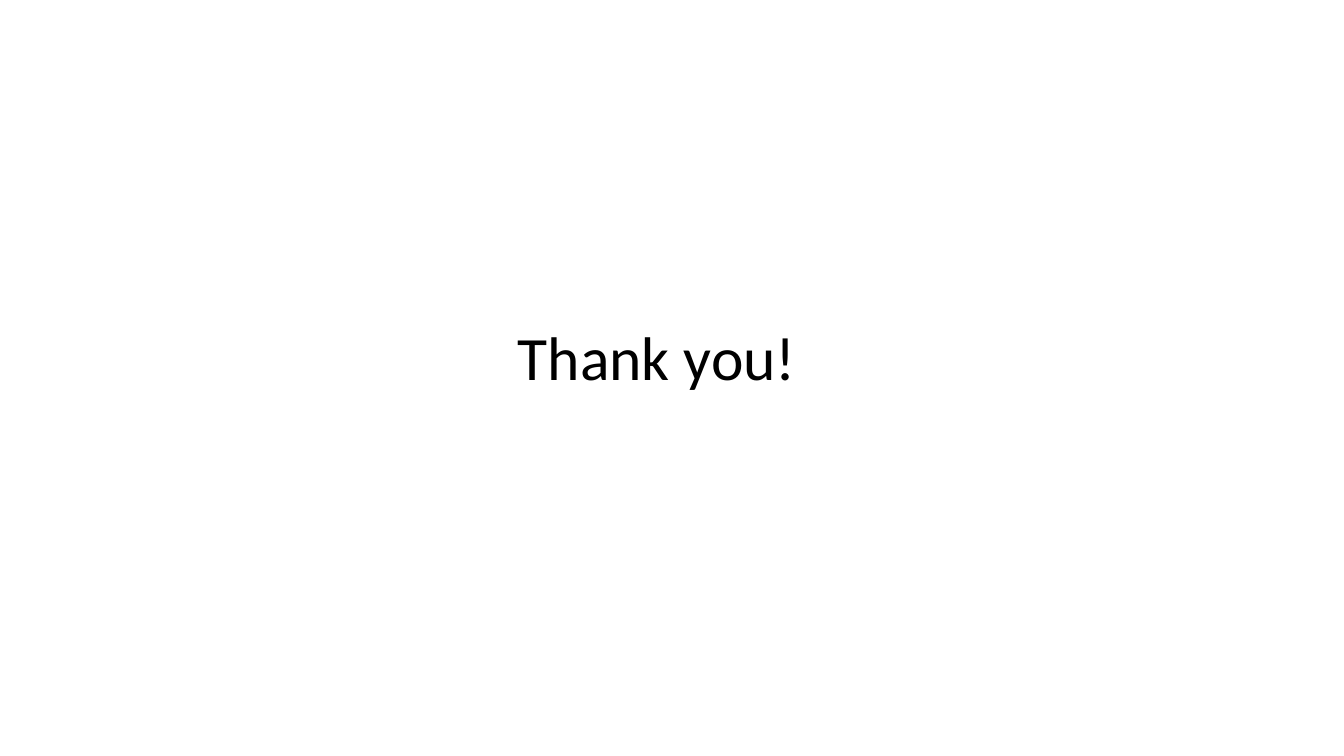
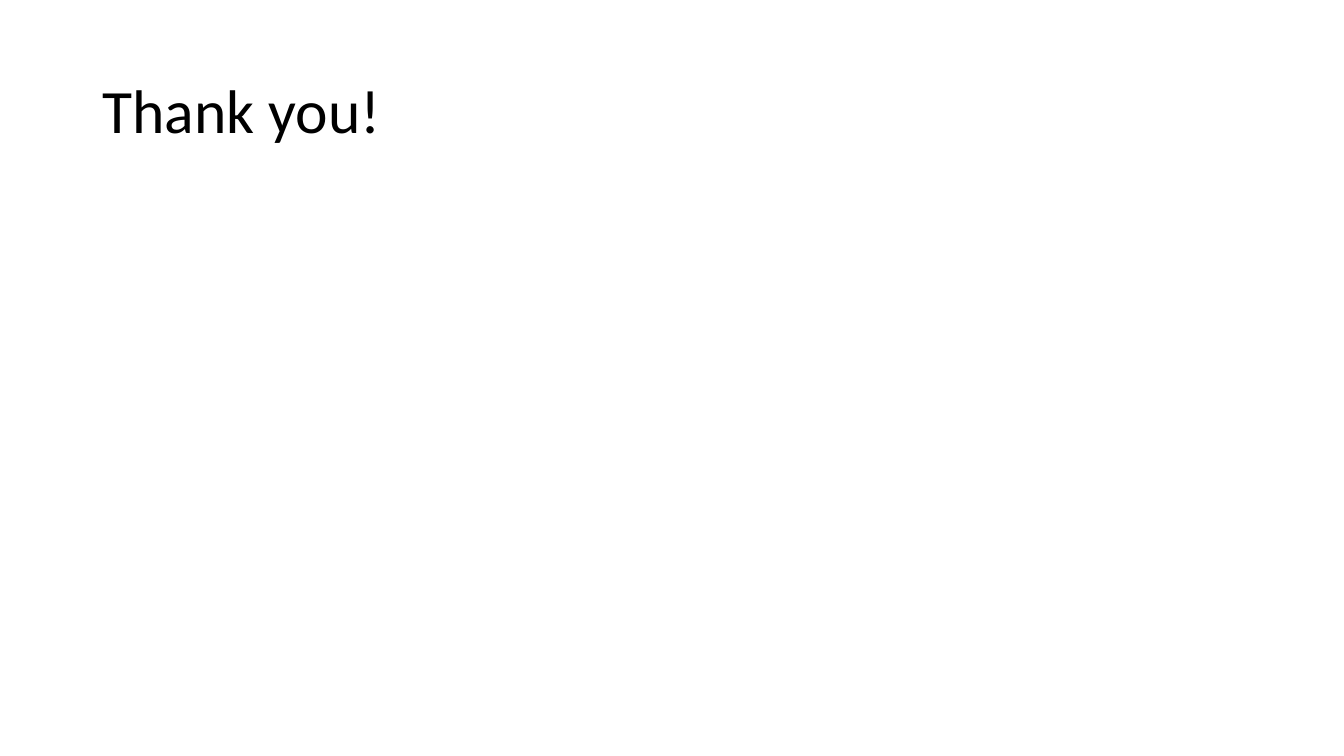
Before and after one commit to eshitazaman/stat585-project, a slide deck: slide 14 of woRldnews.pptx. Drawn at 1344x756 pixels with LibreOffice and Linux fonts; fonts in the diff are those of the drawing. Boxes give left, top, right and bottom in pixels: in the first picture for what was removed or moved away, otherwise in the second. Text is boxed around its words. In the diff, an @@ line names an element or a change of style, - is before the commit and + after.

```diff
--- a/woRldnews.pptx
+++ b/woRldnews.pptx
@@ title "Thank you!": place and size @@
-title "Thank you!" at (518, 337, 796, 390)
+title "Thank you!" at (102, 90, 381, 143)
@@ title "Thank you!" at (102, 90, 381, 143): alignment centre to left @@
```
Also in this commit, not shown: 3 other slides changed.
